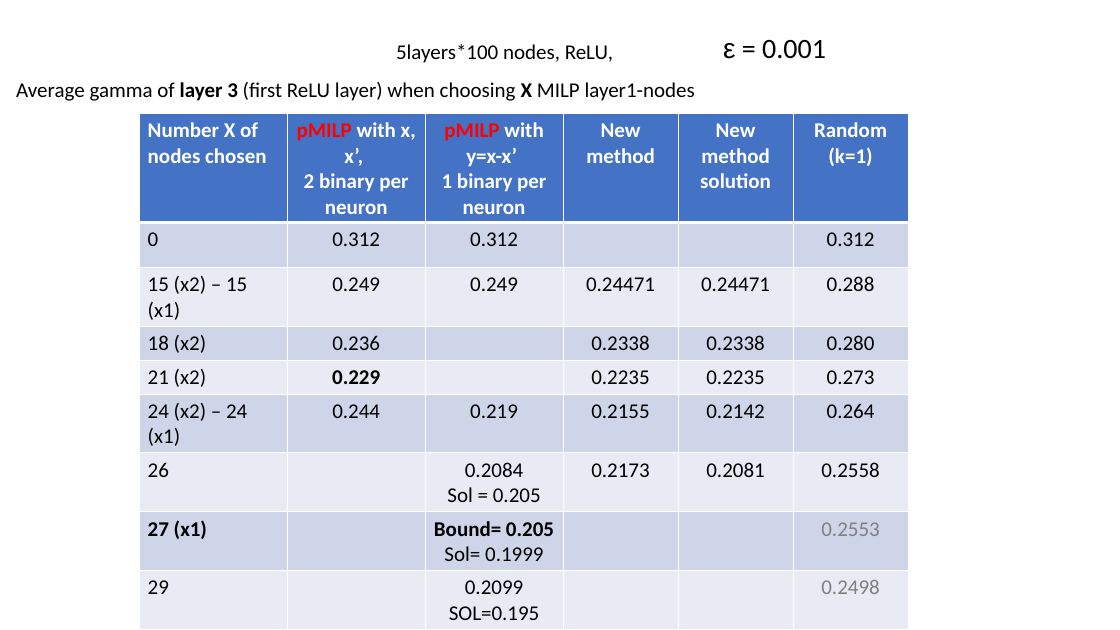
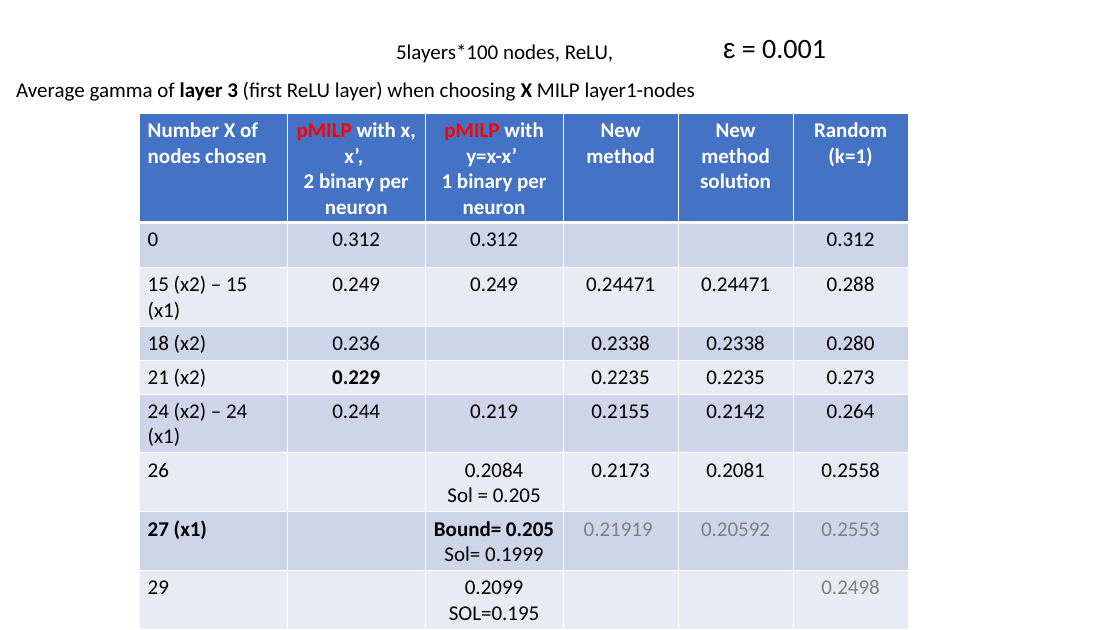
Before and after one commit to blaisegenest/vericompensate, a slide deck: slide 19 of lipschitz/Liptscitz.pptx. Drawn at 1120x630 pixels with LibreOffice and Linux fonts; fonts in the diff are those of the drawing. Boxes give left, top, right and bottom in pixels: in the first picture for what was removed or moved away, otherwise in the second. Text is boxed around its words. In the diff, an @@ line names an element or a change of style, - is before the commit and + after.

Commit message:
update PPT

```diff
--- a/lipschitz/Liptscitz.pptx
+++ b/lipschitz/Liptscitz.pptx
@@ table at [139, 113, 908, 630] @@
-row 8, column 4: 
+row 8, column 4: 0.21919
-row 8, column 5: 
+row 8, column 5: 0.20592
```
